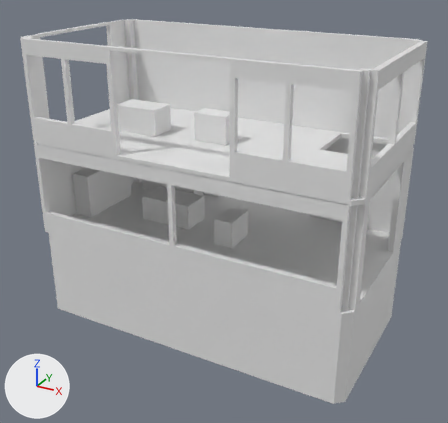
Before and after pictures for a commit that changed the OBJ model cloudbreak-array-r4/assets/tower-j-2-col.obj.
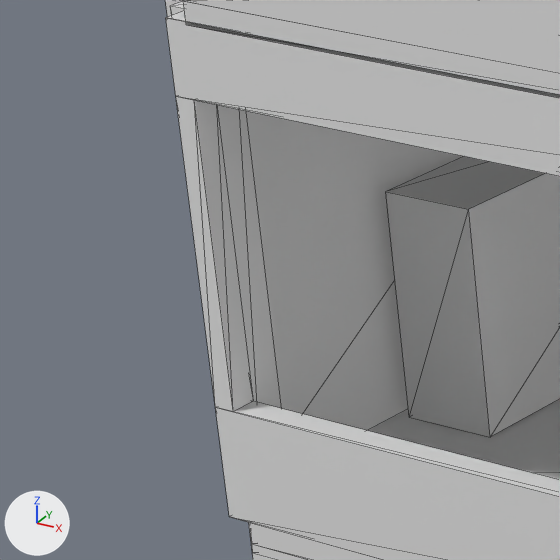
The first picture shows the older version from a 50 mm camera at (9.16, -16.38, 8.97) aimed at (0.28, -0.23, 0.89). The close-ups show the older and then the newer version on the part from 1% to 23% of the width and 33% to 57% of the height of that picture. Only the edits that show in the close-ups are written down. The axes (+X, +Y, +Z) are drawn at lower left. The lights are the same throughout. The close-ups show mesh edges as thin lines. Where no turn or scale is listed for an object, it has been applied to the vertices.

The first close-up shows 'Part004', 'Part014', 'Part015', 'Part018', 'Part022', 'Part026', 'Part028', 'Part030', 'Part039' and 2 more.
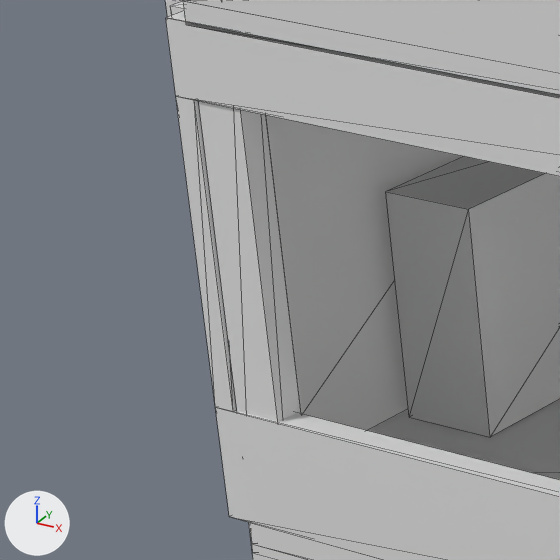
The change, as a diff of the scene's bpy script:
```diff
--- a/cloudbreak-array-r4/assets/tower-j-2-col.obj.py
+++ b/cloudbreak-array-r4/assets/tower-j-2-col.obj.py
@@ me_part066 @@
+me_part066.from_pydata([(-4.98, -2.79, 0.0), (-4.67, -2.79, 0.0), (-4.67, -2.6, 0.0), (-4.91, -2.6, 0.0), (-4.98, -2.79, 3.08), (-4.67, -2.79, 3.08), (-4.67, -2.6, 3.08), (-4.91, -2.6, 3.08)], [], [(2, 1, 0), (5, 6, 4), (3, 2, 0), (6, 7, 4), (5, 4, 0), (1, 5, 0), (6, 5, 1), (2, 6, 1), (7, 6, 2), (3, 7, 2), (4, 7, 3), (0, 4, 3)])
@@ ob_part066 @@
+ob_part066 = bpy.data.objects.new('Part066', me_part066)
+ob_part066.location = (0.0, 0.0, 0.0)
```

Location of each change, [x1, y1, x2, y2] in pixels of the close-ups (560 x 560 px):
'Part066', added: after [198, 101, 301, 422]
'Part026', unchanged, covered by the edit: before [171, 2, 282, 409]; after [171, 2, 184, 15]
